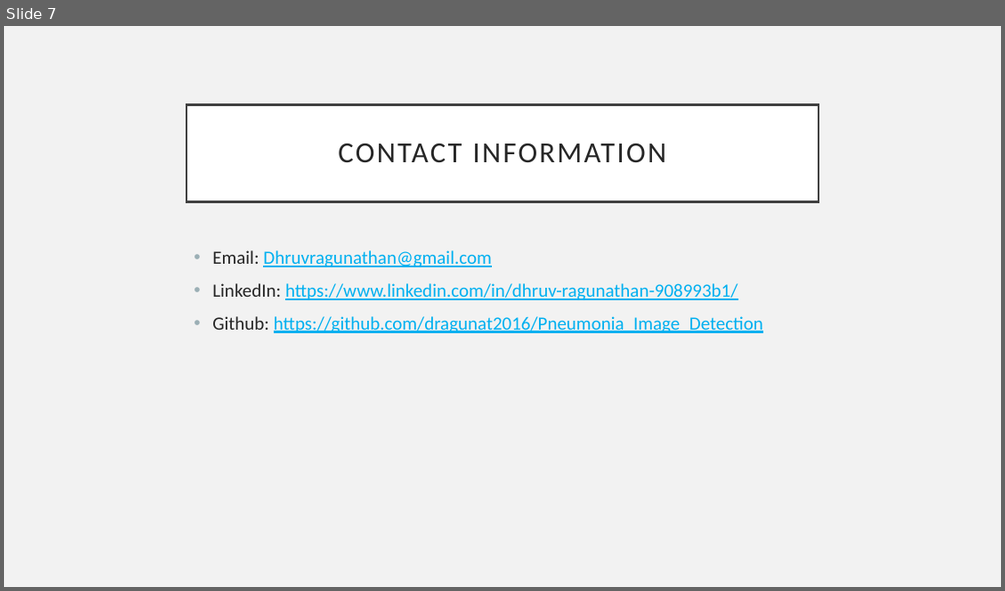
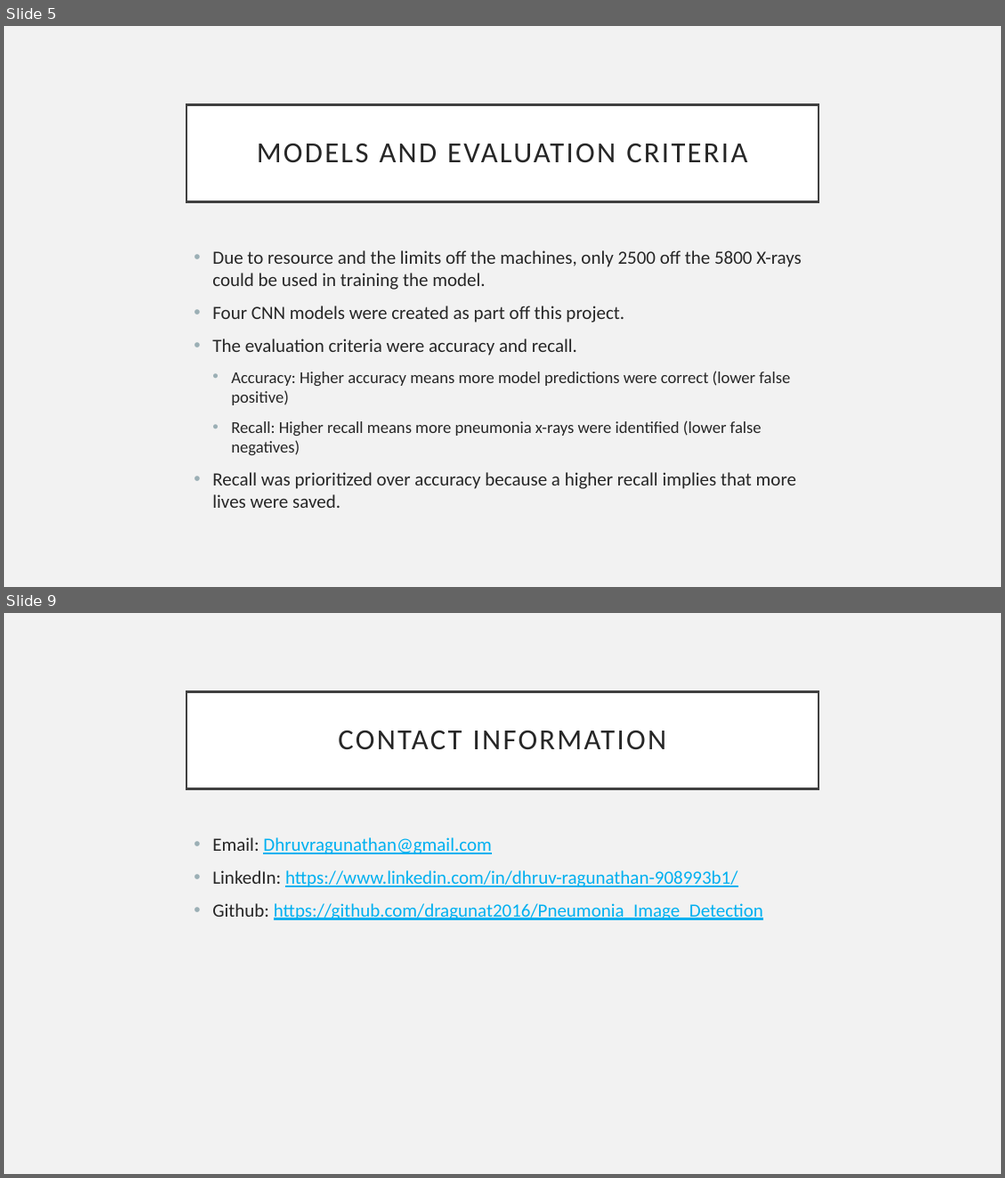
Before and after one commit to dragunat2016/Pneumonia_Image_Detection, a slide deck: Presentation/Presentation.pptx. Shown one above the other, each under a label of ours: slide 7 before the commit, slides 5 and 9 after it; the slides between them are not shown. The pictures are 1005x591 and 1005x1178 pixels, drawn with LibreOffice and Linux fonts; fonts in the diff are those of the drawing. Boxes give left, top, right and bottom in pixels: in the first picture for what was removed or moved away, otherwise in the second. Text is boxed around its words. In the diff, an @@ line names an element or a change of style, - is before the commit and + after.

Commit message:
First round project corrections

```diff
--- a/Presentation/Presentation.pptx
+++ b/Presentation/Presentation.pptx
@@ slide 5 added at [4, 26, 1001, 587], background #F2F2F2 @@
@@ title added at [186, 104, 818, 201], fill #FFFFFF, outline #404040 2.5 pt, 28 pt, text #262626 @@
+MODELS AND EVALUATION CRITERIA
@@ text added at [212, 250, 801, 507], 18 pt, text #262626 @@
+• Due to resource and the limits off the machines, only 2500 off the 5800 X-rays could be used in training the model.
+• Four CNN models were created as part off this project.
+• The evaluation criteria were accuracy and recall.
+  • Accuracy: Higher accuracy means more model predictions were correct (lower false positive)
+  • Recall: Higher recall means more pneumonia x-rays were identified (lower false negatives)
+• Recall was prioritized over accuracy because a higher recall implies that more lives were saved.
@@ what was slide 7 is now slide 9 @@
```
Also in this commit, not shown: 4 slides changed, 3 other slides added, 2 slides removed, 5 other files.
